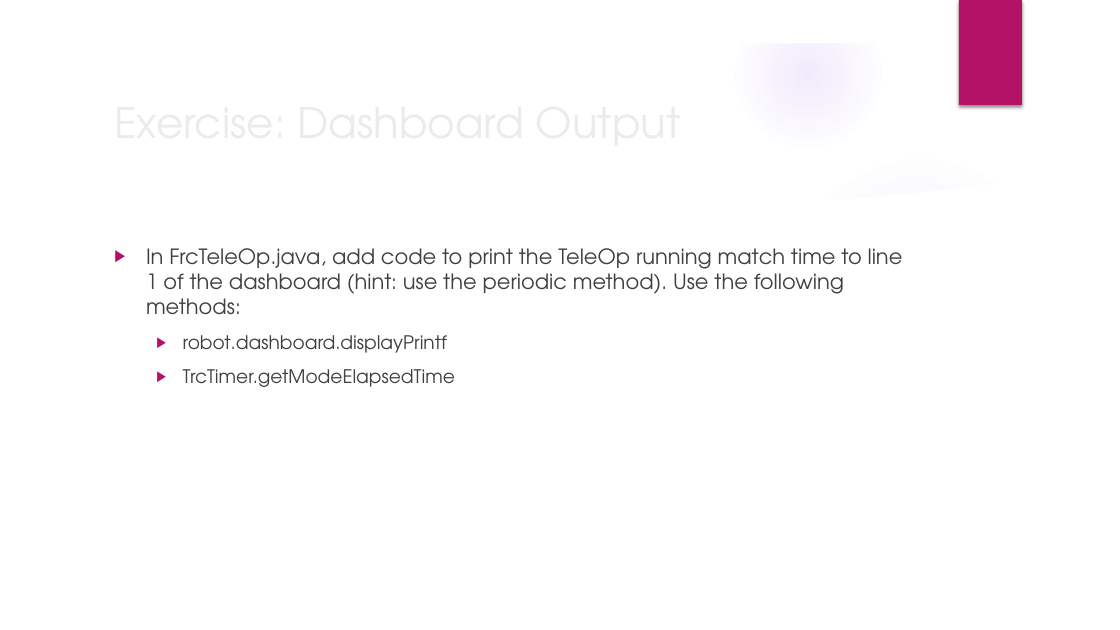
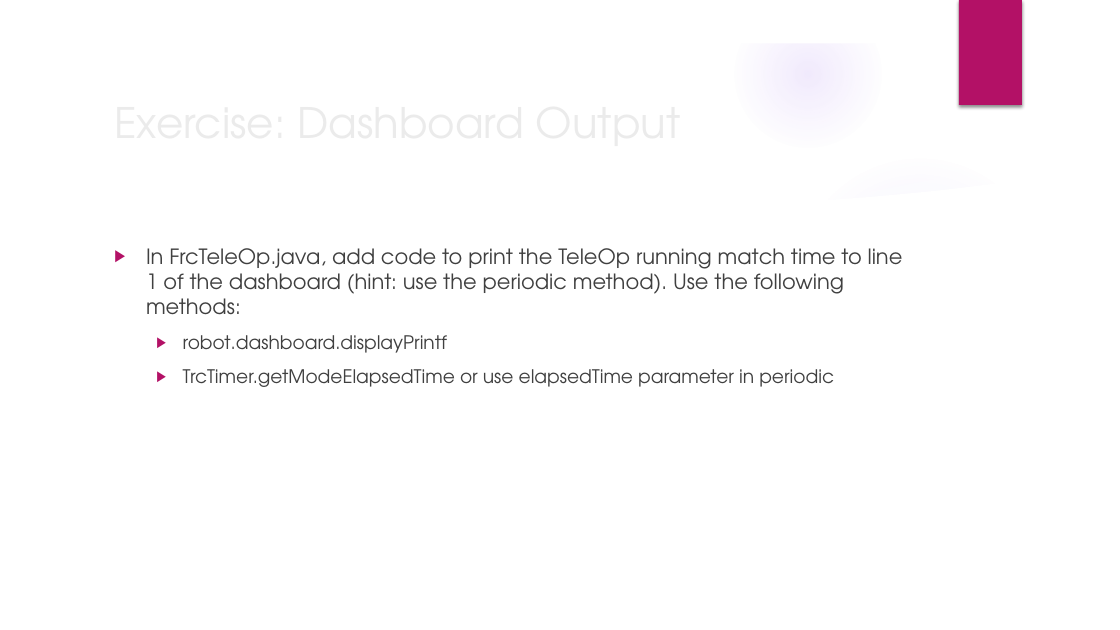
Before and after one commit to trc492/FrcProgrammingClass, a slide deck: slide 8 of Lesson2/BasicRobotComponents.pptx. Drawn at 1120x630 pixels with LibreOffice and Linux fonts; fonts in the diff are those of the drawing; background and template pictures are left out. Boxes give left, top, right and bottom in pixels: in the first picture for what was removed or moved away, otherwise in the second. Text is boxed around its words. In the diff, an @@ line names an element or a change of style, - is before the commit and + after.

```diff
--- a/Lesson2/BasicRobotComponents.pptx
+++ b/Lesson2/BasicRobotComponents.pptx
@@ text at (183, 369, 834, 387): text changed @@
-  ▶ TrcTimer.getModeElapsedTime
+  ▶ TrcTimer.getModeElapsedTime or use elapsedTime parameter in periodic
```
Also in this commit, not shown: 1 other slide changed, 1 slide added, 3 slides removed.
